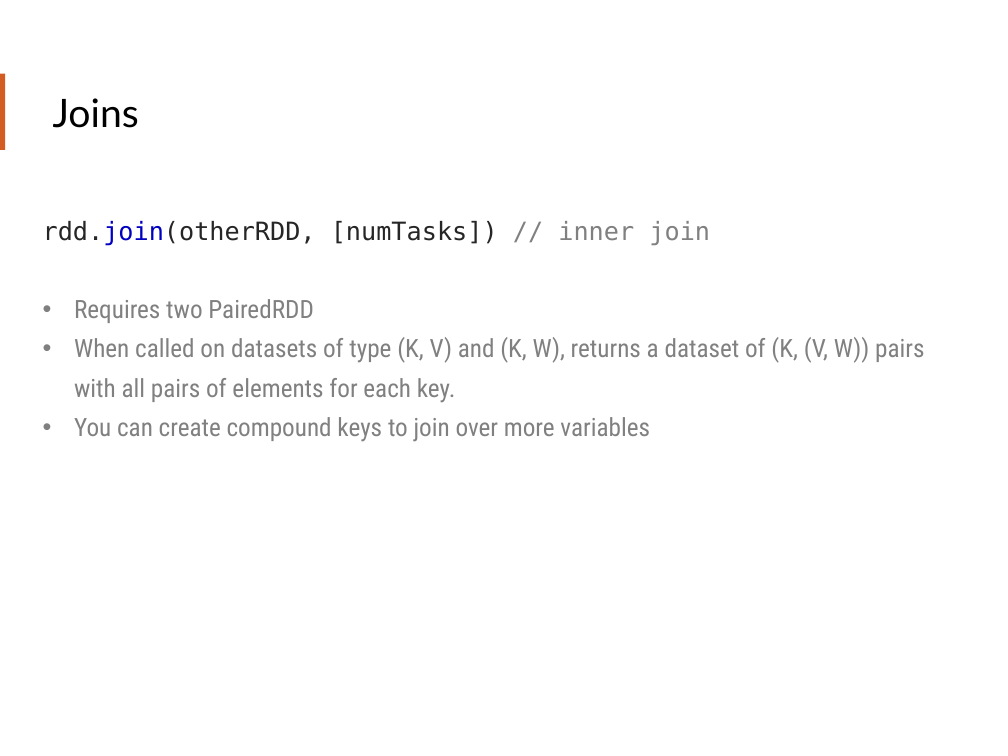
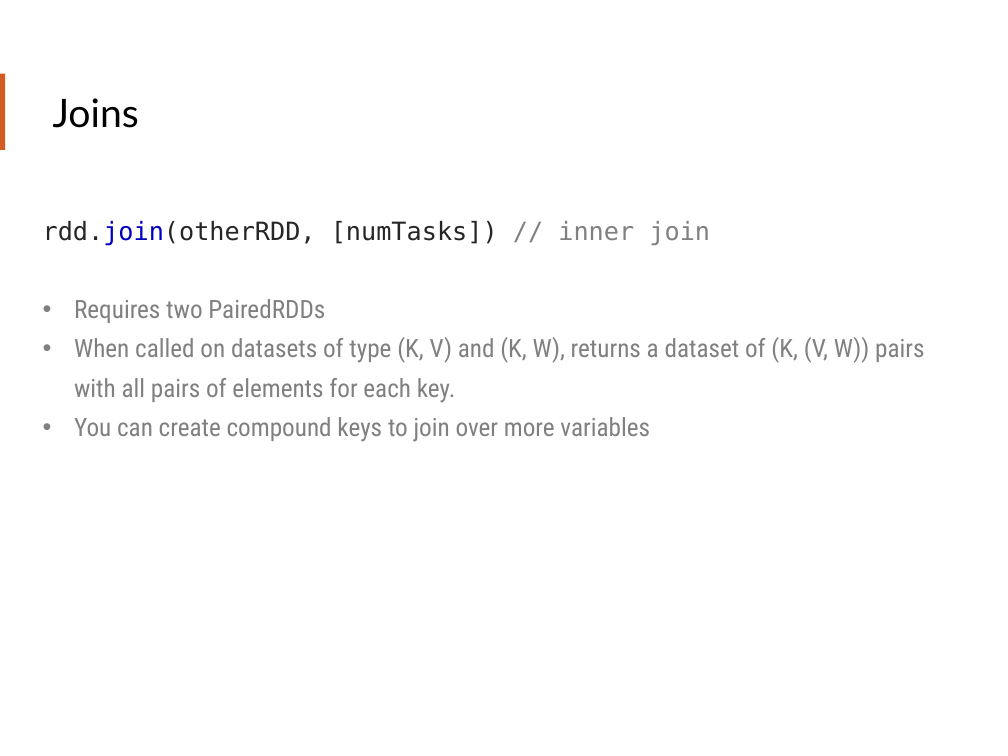
Before and after one commit to teamclairvoyant/intro-to-spark, a slide deck: slide 66 of Intro to Apache Spark Slides.pptx. Drawn at 1008x756 pixels with LibreOffice and Linux fonts; fonts in the diff are those of the drawing. Boxes give left, top, right and bottom in pixels: in the first picture for what was removed or moved away, otherwise in the second. Text is boxed around its words. In the diff, an @@ line names an element or a change of style, - is before the commit and + after.

```diff
--- a/Intro to Apache Spark Slides.pptx
+++ b/Intro to Apache Spark Slides.pptx
@@ text at <box>74,299,325,323</box>: text changed @@
-• Requires two PairedRDD
+• Requires two PairedRDDs
```
Also in this commit, not shown: 5 other slides changed.
